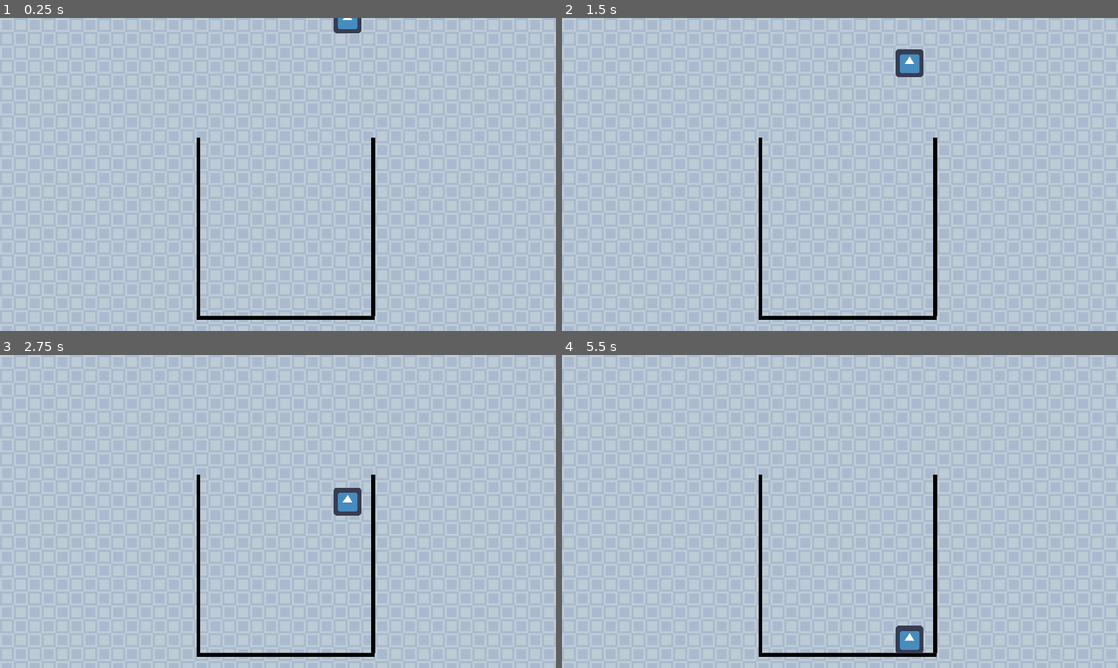
Above: before the commit, frames 1-4 (two rows, left to right).
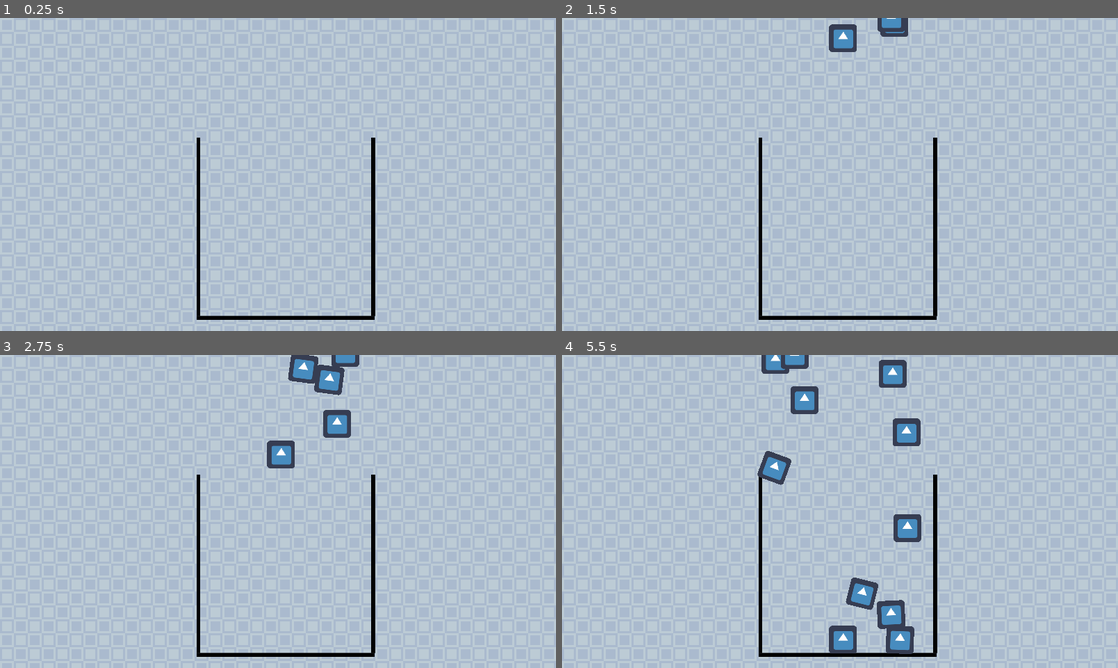
Above: after the commit, the same moments.

Repository: andreashsy/watermelon-game-godot
Game: Godot game, scene res://Main.tscn
Two runs of this game, one before a commit and one after it. Both use one fixed random seed, a clock stepped at 60 frames per second and the inputs below. The project has no main scene, so this scene is started directly. The engine's default icon, where the game draws it, is replaced by a stand-in: a white triangle on a blue panel in a dark square.
Inputs:
- Up to frame 1 (0.25 s): no input
- Up to frame 2 (1.5 s): no input
- Up to frame 3 (2.75 s): no input
- Up to frame 4 (5.5 s): no input

The runs differ from the first frame. In frame 1, 0.2% of the frame differs, in the area x 60-65%, y 0-5%; in frame 2, 1.2%; in frame 3, 2.4%; in frame 4, 4.3%, in the area x 35-65%, y 0-96%.

Commit message:
add random sprite generation for testing purposes

Diff:
--- a/Main.gd
+++ b/Main.gd
@@ -4,11 +4,21 @@
 
 # Called when the node enters the scene tree for the first time.
 func _ready():
-	var circle_instance = circle.instance()
-	circle_instance.position = Vector2(800, 0)
+	generate_random(400, 800, circle, 20, 0.5)
 
-	add_child(circle_instance)
+func generate_random(x_min: int, x_max: int, obj, num_times: int, delay: float):
+	randomize()
+	for n in num_times:
+		print("Loop " + str(n) + " of " + str(num_times))
+		yield(wait(delay), "completed")
 
+		var obj_instance = obj.instance()
+		obj_instance.position = Vector2(rand_range(x_min, x_max), 0)
+
+		add_child(obj_instance)
+
+func wait(seconds: float):
+	yield(get_tree().create_timer(seconds), "timeout")
 
 # Called every frame. 'delta' is the elapsed time since the previous frame.
 #func _process(delta):
